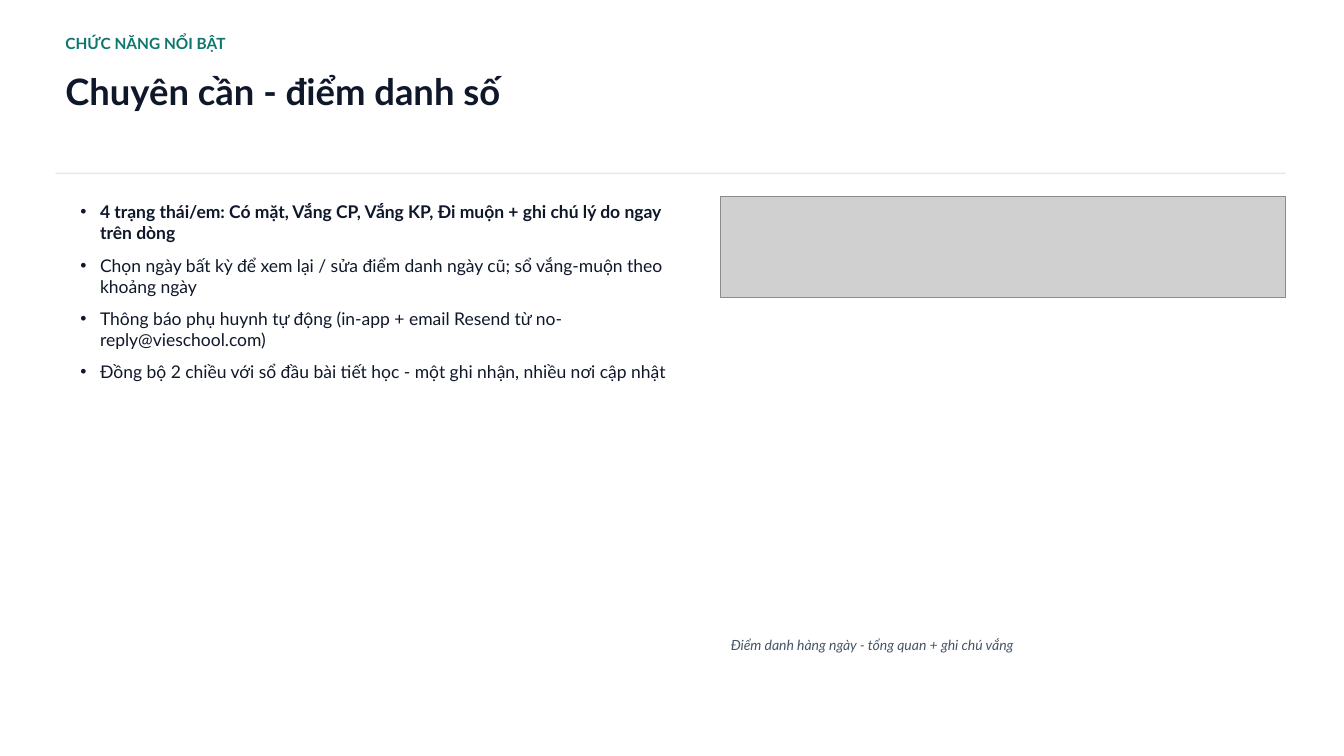
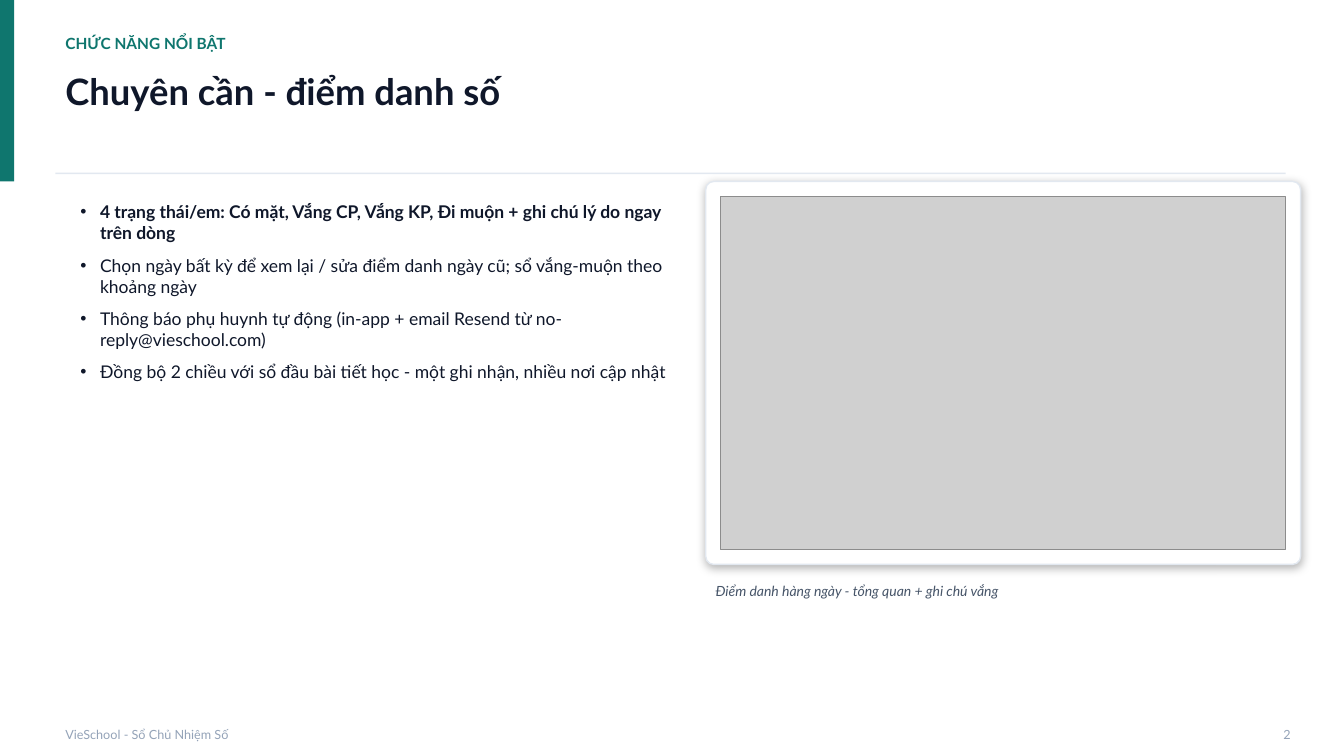
Before and after one commit to saintzzz/so-chu-nhiem-so, a slide deck: slide 3 of docs/handover/USER-GUIDE-vieschool.pptx. Drawn at 1344x756 pixels with LibreOffice and Linux fonts; fonts in the diff are those of the drawing; grey boxes stand for pictures. Boxes give left, top, right and bottom in pixels: in the first picture for what was removed or moved away, otherwise in the second. Text is boxed around its words. In the diff, an @@ line names an element or a change of style, - is before the commit and + after.

```diff
--- a/docs/handover/USER-GUIDE-vieschool.pptx
+++ b/docs/handover/USER-GUIDE-vieschool.pptx
@@ rectangle added at [0, 0, 14, 181], fill #0F766E @@
@@ rounded rectangle added at [706, 181, 1301, 565], fill #FFFFFF, outline #E2E8F0 1 pt @@
@@ picture: place and size @@
-picture at [721, 197, 1286, 297]
+picture at [721, 197, 1286, 549]
@@ text "Điểm danh hàng ngày - ...": place and size @@
-text "Điểm danh hàng ngày - ..." at [731, 638, 1014, 653]
+text "Điểm danh hàng ngày - ..." at [716, 584, 999, 599]
@@ text added at [65, 729, 228, 741], 9 pt, text #94A3B8 @@
+VieSchool - Sổ Chủ Nhiệm Số
@@ text added at [1283, 730, 1290, 739], 9 pt, text #94A3B8 @@
+2
```
Also in this commit, not shown: 24 other slides changed, 13 slides added, 2 other files.
